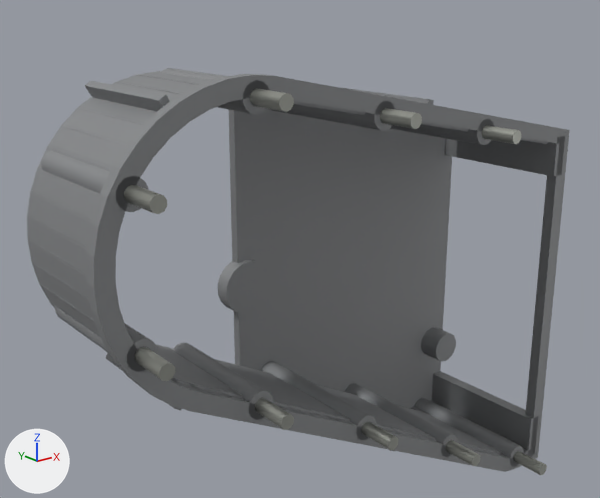
The glTF model porsche-911sc-engine/parts/chain-housing-left.glb, before and after one commit.
The view is the same before and after, from a 50 mm camera at (-447.0, -501.0, 84.0) aimed at (-240.0, -242.0, -19.0). Every picture has the same lights, and +X, +Y and +Z are marked at lower left. The first picture is the older version. Where no turn or scale is listed for an object, it has been applied to the vertices. Vertices at exactly the same position are counted once.

Objects in the first picture: 'chain-housing-left:castAlu', 'chain-housing-left:zincPlate'.
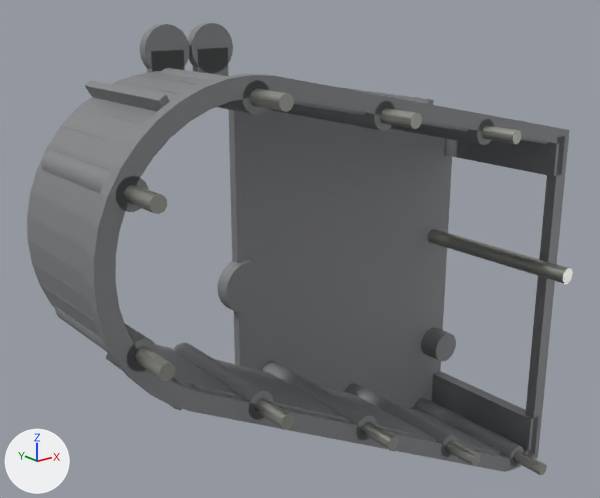
Where the newer file only moved an object's origin or applied its transform, the numbers keep the older frame.

The change in detail:
me_mesh_0 is used by ob_chain_housing_left_castalu; location (-232.5, -247.0, -44.4).
me_mesh_0 had 684 vertices, 1204 faces and spanned x -118.0..118.0, y -35.0..35.0, z -102.0..102.0.
me_mesh_0 now has 800 vertices, 1420 faces and spans x -118.0..118.0, y -35.0..35.0, z -102.0..116.0.
me_mesh_0 part 1: a new loose piece, a 24-sided cylinder along y spanning x -63.0..-44.0, y 26.9..30.9, z 96.9..115.9, in mat_castalu (grey #96989a).
me_mesh_0 part 2: a new loose piece, a box spanning x -60.5..-46.5, y 26.9..30.9, z 88.4..106.4, in mat_castalu (grey #96989a).
me_mesh_0 part 3: a new loose piece, a 24-sided cylinder along y spanning x -43.0..-24.0, y 26.9..30.9, z 96.9..115.9, in mat_castalu (grey #96989a).
me_mesh_0 part 4: a new loose piece, a box spanning x -40.5..-26.5, y 26.9..30.9, z 88.4..106.4, in mat_castalu (grey #96989a).
me_mesh_1 is used by ob_chain_housing_left_zincplate; location (-234.5, -283.8, -44.1).
me_mesh_1 had 198 vertices, 360 faces and spanned x -104.0..104.0, y -14.0..14.0, z -98.0..98.0.
me_mesh_1 now has 220 vertices, 400 faces and spans x -104.0..108.0, y -14.0..72.0, z -98.0..98.0.
me_mesh_1 part 5: a new loose piece, a 10-sided cylinder along y spanning x 100.8..108.1, y -14.4..71.8, z 0.3..7.9, in mat_zincplate (grey #b4b6ae).

Boxes (x1, y1, x2, y2) around the edits, measured in the pictures (600 x 498 px):
'chain-housing-left:castAlu', reshaped (11% taller): before (27, 68, 570, 472); after (27, 23, 570, 472)
'chain-housing-left:zincPlate', reshaped (6% wider): before (124, 88, 547, 475); after (124, 88, 573, 475)
part 1 of me_mesh_0, added: after (140, 24, 190, 71)
part 2 of me_mesh_0, added: after (147, 50, 185, 73)
part 3 of me_mesh_0, added: after (188, 23, 233, 73)
part 4 of me_mesh_0, added: after (193, 48, 228, 76)
part 5 of me_mesh_1, added: after (428, 229, 573, 284)
